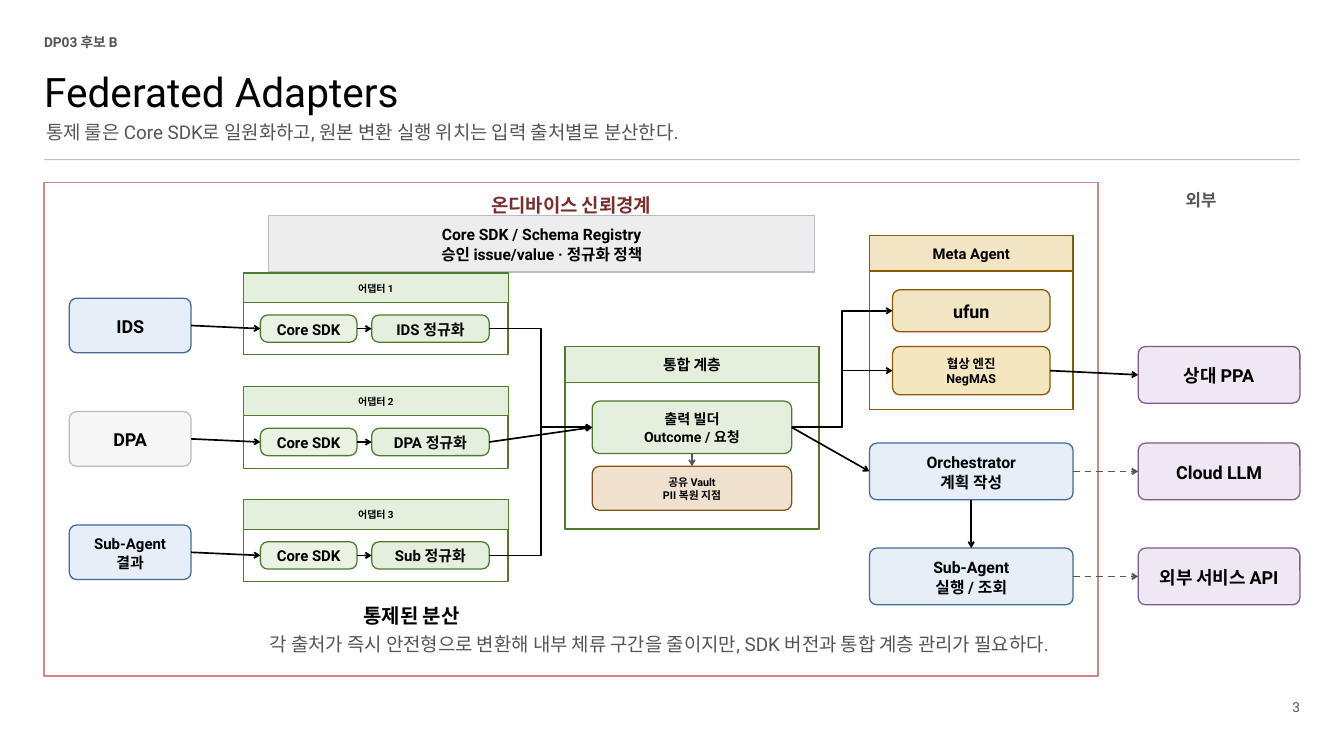
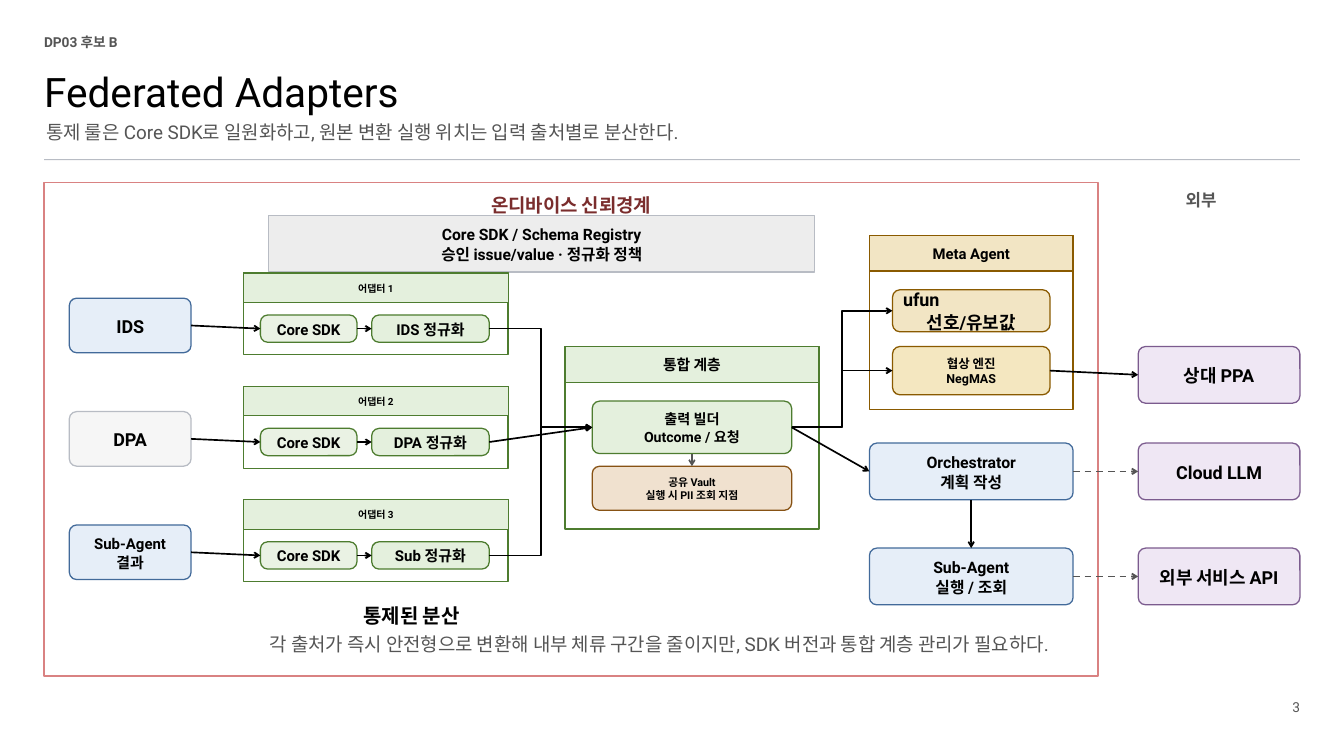
Before and after one commit to Sunwoo-Nam/architect-teamproject, a slide deck: slide 3 of poc/dp03-privacy/DP03-전체구조-3장.pptx. Drawn at 1344x756 pixels with LibreOffice and Linux fonts; fonts in the diff are those of the drawing. Boxes give left, top, right and bottom in pixels: in the first picture for what was removed or moved away, otherwise in the second. Text is boxed around its words. In the diff, an @@ line names an element or a change of style, - is before the commit and + after.

```diff
--- a/poc/dp03-privacy/DP03-전체구조-3장.pptx
+++ b/poc/dp03-privacy/DP03-전체구조-3장.pptx
@@ text in rounded rectangle at bbox=[903, 290, 1016, 334]: text changed @@
-ufun
+ufun
+선호/유보값
@@ text in rounded rectangle at bbox=[646, 490, 738, 500]: text changed @@
-PII 복원 지점
+실행 시 PII 조회 지점
```
Also in this commit, not shown: 2 other slides changed, 1 other file.
